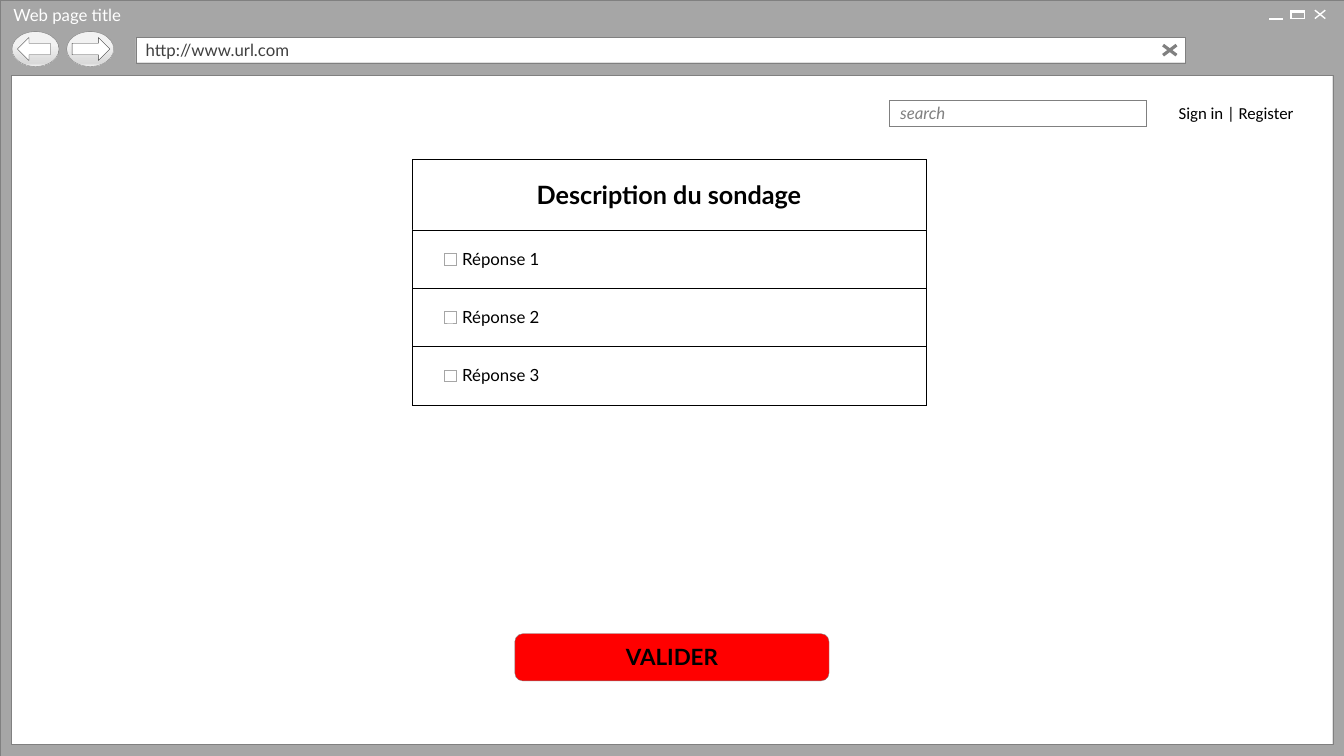
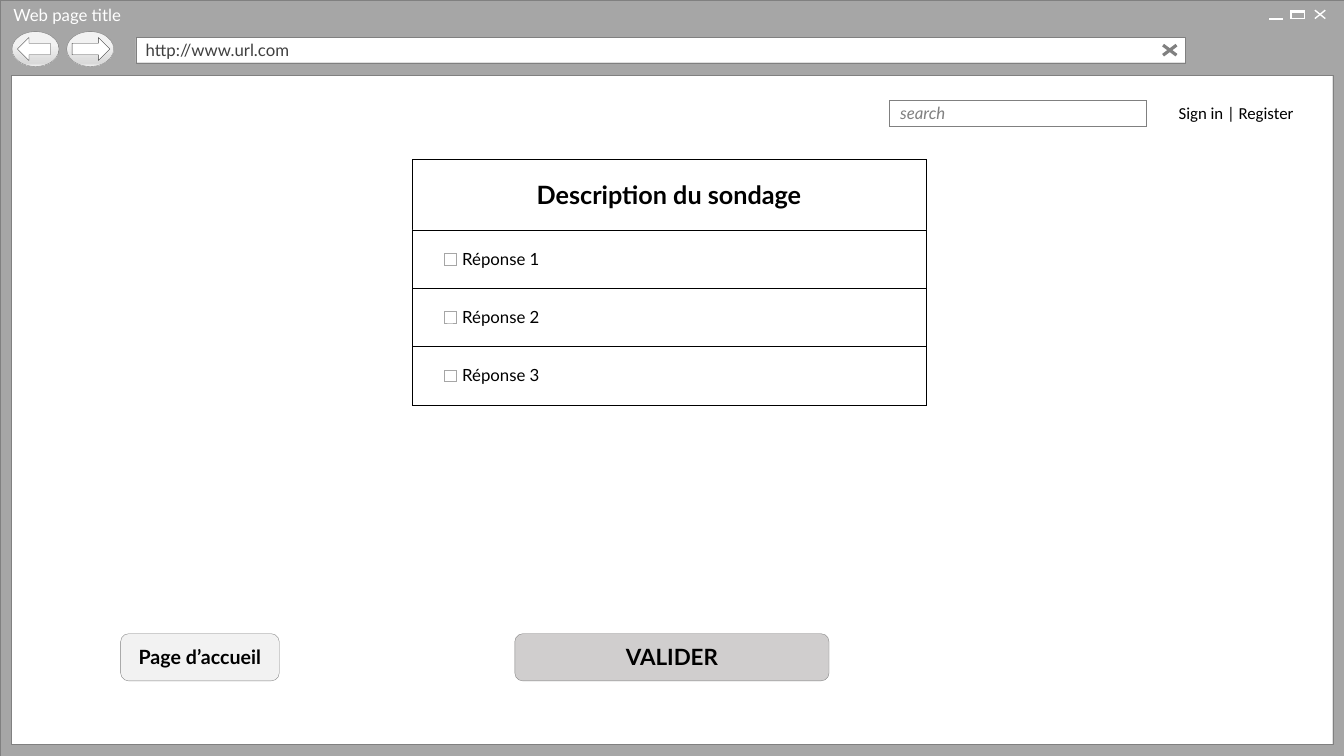
Before and after one commit to Holyz1988/PROJET1-ASP.NET, a slide deck: slide 15 of Page d’acceuil.pptx (slide 12 before the commit). Drawn at 1344x756 pixels with LibreOffice and Linux fonts; fonts in the diff are those of the drawing; background and template pictures are left out. Boxes give left, top, right and bottom in pixels: in the first picture for what was removed or moved away, otherwise in the second. Text is boxed around its words. In the diff, an @@ line names an element or a change of style, - is before the commit and + after.

```diff
--- a/Page d’acceuil.pptx
+++ b/Page d’acceuil.pptx
@@ rounded rectangle added at (x1=121, y1=634, x2=279, y2=682), fill #F2F2F2, outline #808080 0.25 pt, 14 pt, text #000000, bold @@
+Page d’accueil
@@ rounded rectangle "VALIDER" at (x1=515, y1=634, x2=830, y2=682): fill #FF0000 to #D0CECE @@
```
Also in this commit, not shown: 21 other slides changed, 3 slides added, 2 other files.
